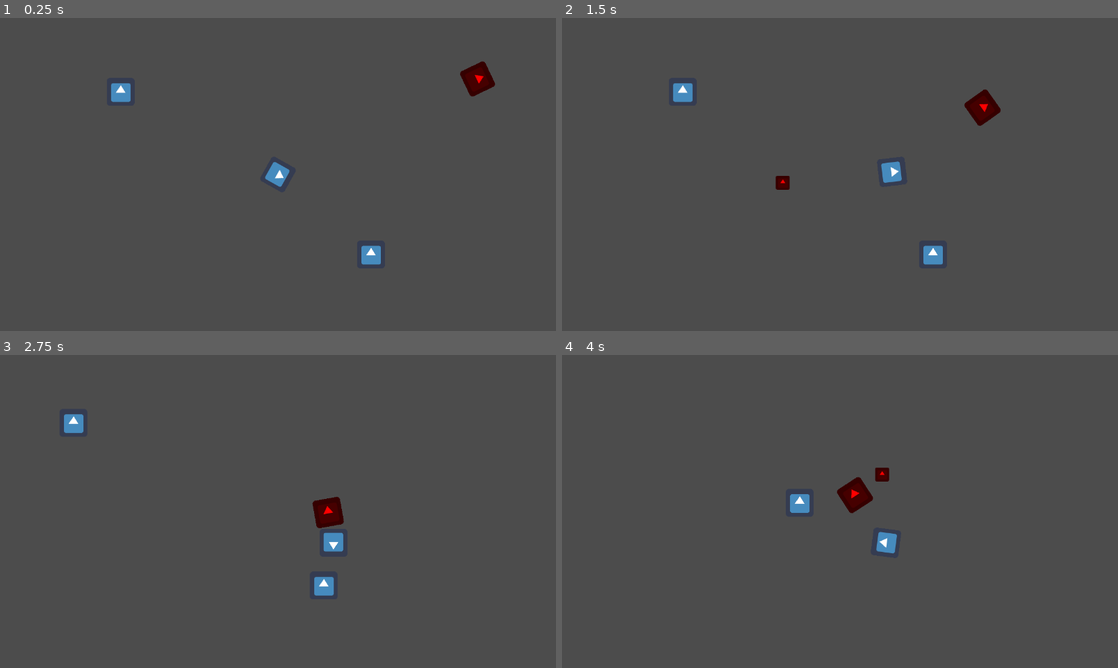
Above: before the commit, frames 1-4 (two rows, left to right).
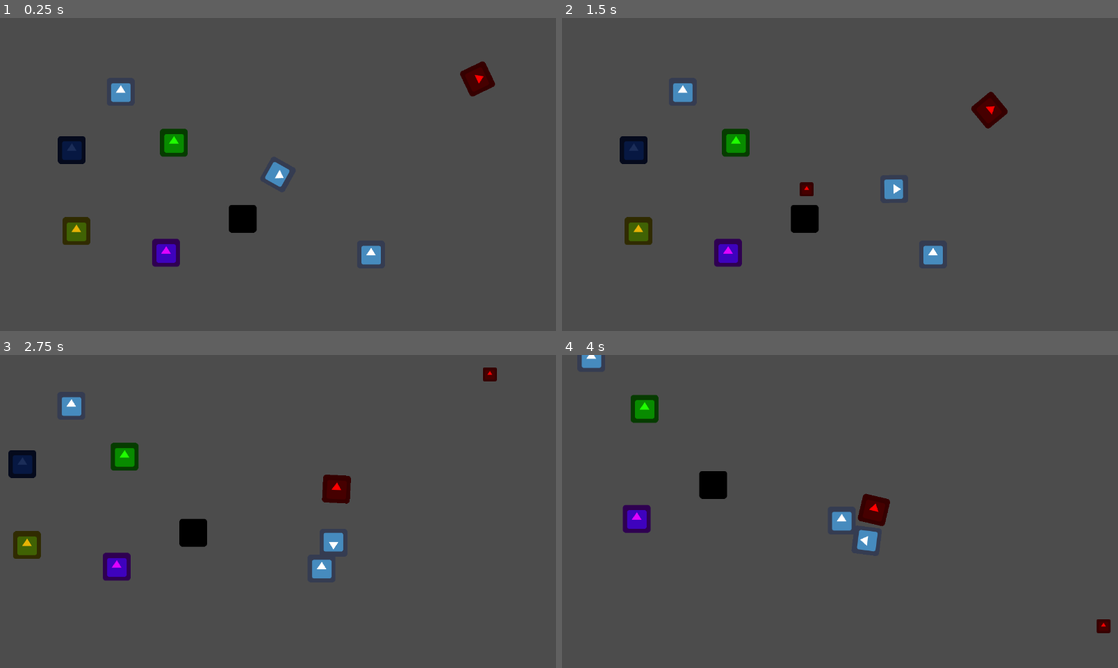
Above: after the commit, the same moments.

Repository: cypher31/mega_cat
Game: Godot game, scene res://scenes/main_world.tscn
Two runs of this game, one before a commit and one after it. Both use one fixed random seed, a clock stepped at 60 frames per second and the inputs below. The engine's default icon, where the game draws it, is replaced by a stand-in: a white triangle on a blue panel in a dark square.
Inputs (mouse positions are in pixels of both pictures, inside the frame that each line leads up to):
- Up to frame 1 (0.25 s): no input
- Up to frame 2 (1.5 s): tap Enter at 0.5 s; move the mouse to (962, 158) at 0.52 s; press the mouse at (962, 158) at 0.53 s; hold Right (direction_right) 0.53-1.28 s; move the mouse to (728, 190) at 1.27 s; release the mouse at (728, 190) at 1.28 s; hold Down (direction_down) from 1.28 s (still down); click (728, 190) at 1.35 s
- Up to frame 3 (2.75 s): move the mouse to (333, 442) at 2.02 s; release Down (direction_down) at 2.03 s; press the mouse at (333, 442) at 2.03 s; hold Right (direction_right) from 2.03 s (still down)
- Up to frame 4 (4 s): move the mouse to (812, 574) at 2.77 s; release Right (direction_right) at 2.78 s; release the mouse at (812, 574) at 2.78 s; hold Up (direction_up) 2.78-3.53 s; click (812, 574) at 2.85 s; move the mouse to (1006, 558) at 3.52 s; press the mouse at (1006, 558) at 3.53 s; hold Left (direction_left) from 3.53 s (still down)

The runs differ from the first frame. In frame 1, 2.2% of the frame differs, in the area x 10-47%, y 35-80%; in frame 2, 3.2%; in frame 3, 3.9%, in the area x 1-90%, y 4-77%; in frame 4, 3.4%.

Commit message:
Fixed shooting, added power ups

Diff:
--- /dev/null
+++ b/scenes/main.tscn
@@ -0,0 +1,10 @@
+[gd_scene load_steps=3 format=2]
+
+[ext_resource path="res://scripts/main.gd" type="Script" id=1]
+[ext_resource path="res://scenes/main_world.tscn" type="PackedScene" id=2]
+
+[node name="main" type="Node" index="0"]
+
+script = ExtResource( 1 )
+
+[node name="main_world" parent="." index="0" instance=ExtResource( 2 )]
--- a/scenes/main_world.tscn
+++ b/scenes/main_world.tscn
@@ -1,25 +1,51 @@
-[gd_scene load_steps=4 format=2]
+[gd_scene load_steps=10 format=2]
 
-[ext_resource path="res://scenes/player.tscn" type="PackedScene" id=1]
-[ext_resource path="res://scenes/box_test.tscn" type="PackedScene" id=2]
-[ext_resource path="res://scenes/enemy_.tscn" type="PackedScene" id=3]
+[ext_resource path="res://scripts/main_world.gd" type="Script" id=1]
+[ext_resource path="res://scenes/player.tscn" type="PackedScene" id=2]
+[ext_resource path="res://scenes/box_test.tscn" type="PackedScene" id=3]
+[ext_resource path="res://scenes/enemy_.tscn" type="PackedScene" id=4]
+[ext_resource path="res://scenes/power_up_health.tscn" type="PackedScene" id=5]
+[ext_resource path="res://scenes/power_up_rapid_fire.tscn" type="PackedScene" id=6]
+[ext_resource path="res://scenes/power_up_repel_enemies.tscn" type="PackedScene" id=7]
+[ext_resource path="res://scenes/power_up_spawn_swarm.tscn" type="PackedScene" id=8]
+[ext_resource path="res://scenes/power_up_speed_boost.tscn" type="PackedScene" id=9]
 
 [node name="main_world" type="Node2D"]
 
-[node name="KinematicBody2D" parent="." index="0" groups=[
-"player",
-] instance=ExtResource( 1 )]
+script = ExtResource( 1 )
+
+[node name="KinematicBody2D" parent="." index="0" instance=ExtResource( 2 )]
 
 position = Vector2( -0.46376, -0.629963 )
 
-[node name="StaticBody2D" parent="." index="1" instance=ExtResource( 2 )]
+[node name="StaticBody2D" parent="." index="1" instance=ExtResource( 3 )]
 
 position = Vector2( 213.503, 183.427 )
 
-[node name="StaticBody2D2" parent="." index="2" instance=ExtResource( 2 )]
+[node name="StaticBody2D2" parent="." index="2" instance=ExtResource( 3 )]
 
 position = Vector2( -362.71, -190.694 )
 
-[node name="enemy_" parent="." index="3" instance=ExtResource( 3 )]
+[node name="enemy_" parent="." index="3" instance=ExtResource( 4 )]
 
 position = Vector2( 458.959, -220.391 )
+
+[node name="power_up_health" parent="." index="4" instance=ExtResource( 5 )]
+
+position = Vector2( -240.207, -73.6663 )
+
+[node name="power_up_rapid_fire" parent="." index="5" instance=ExtResource( 6 )]
+
+position = Vector2( -475.352, -57.0855 )
+
+[node name="power_up_repel_enemies" parent="." index="6" instance=ExtResource( 7 )]
+
+position = Vector2( -464.801, 129.824 )
+
+[node name="power_up_spawn_swarm" parent="." index="7" instance=ExtResource( 8 )]
+
+position = Vector2( -258.295, 179.567 )
+
+[node name="power_up_speed_boost" parent="." index="8" instance=ExtResource( 9 )]
+
+position = Vector2( -81.9368, 101.185 )
--- a/scenes/player.tscn
+++ b/scenes/player.tscn
@@ -13,7 +13,7 @@
 custom_solver_bias = 0.0
 extents = Vector2( 30.3268, 30.0285 )
 
-[node name="KinematicBody2D" type="KinematicBody2D" index="0" groups=[
+[node name="KinematicBody2D" type="KinematicBody2D" groups=[
 "player",
 ]]
 
@@ -29,6 +29,11 @@
 rotation = -1.5708
 texture = ExtResource( 2 )
 _sections_unfolded = [ "Transform" ]
+
+[node name="Position2D" type="Position2D" parent="Sprite" index="0"]
+
+position = Vector2( -0.000252977, 69.8835 )
+rotation = 1.5708
 
 [node name="CollisionShape2D" type="CollisionShape2D" parent="." index="1"]
 
@@ -73,6 +78,22 @@
 
 shape = SubResource( 2 )
 
+[node name="shot_timer" type="Timer" parent="." index="4"]
+
+process_mode = 1
+wait_time = 0.25
+one_shot = true
+autostart = false
+
+[node name="power_up_timer" type="Timer" parent="." index="5"]
+
+process_mode = 1
+wait_time = 1.0
+one_shot = false
+autostart = false
+
 [connection signal="area_entered" from="collision_area" to="." method="_on_collision_area_area_entered"]
 
 [connection signal="body_entered" from="collision_area" to="." method="_on_collision_area_body_entered"]
+
+[connection signal="timeout" from="shot_timer" to="." method="_on_shot_timer_timeout"]
--- /dev/null
+++ b/scenes/power_up.tscn
@@ -0,0 +1,19 @@
+[gd_scene load_steps=2 format=2]
+
+[ext_resource path="res://scripts/power_up.gd" type="Script" id=1]
+
+[node name="StaticBody2D" type="StaticBody2D"]
+
+input_pickable = false
+collision_layer = 1
+collision_mask = 1
+constant_linear_velocity = Vector2( 0, 0 )
+constant_angular_velocity = 0.0
+friction = 1.0
+bounce = 0.0
+script = ExtResource( 1 )
+type = "set_type"
+
+[node name="Sprite" type="Sprite" parent="." index="0"]
+
+[node name="CollisionShape2D" type="CollisionShape2D" parent="." index="1"]
--- /dev/null
+++ b/scenes/power_up_health.tscn
@@ -0,0 +1,33 @@
+[gd_scene load_steps=4 format=2]
+
+[ext_resource path="res://scripts/power_up.gd" type="Script" id=1]
+[ext_resource path="res://icon.png" type="Texture" id=2]
+
+[sub_resource type="RectangleShape2D" id=1]
+
+custom_solver_bias = 0.0
+extents = Vector2( 26.7685, 27.9403 )
+
+[node name="power_up_health" type="Area2D" index="0" groups=[
+"power_up",
+]]
+
+input_pickable = false
+gravity_vec = Vector2( 0, 1 )
+gravity = 98.0
+linear_damp = 0.1
+angular_damp = 1.0
+audio_bus_override = false
+audio_bus_name = "Master"
+script = ExtResource( 1 )
+type = "power_up_health"
+
+[node name="Sprite" type="Sprite" parent="." index="0"]
+
+modulate = Color( 0.125, 1, 0, 1 )
+texture = ExtResource( 2 )
+_sections_unfolded = [ "Visibility" ]
+
+[node name="CollisionShape2D" type="CollisionShape2D" parent="." index="1"]
+
+shape = SubResource( 1 )
--- /dev/null
+++ b/scenes/power_up_rapid_fire.tscn
@@ -0,0 +1,33 @@
+[gd_scene load_steps=4 format=2]
+
+[ext_resource path="res://scripts/power_up.gd" type="Script" id=1]
+[ext_resource path="res://icon.png" type="Texture" id=2]
+
+[sub_resource type="RectangleShape2D" id=1]
+
+custom_solver_bias = 0.0
+extents = Vector2( 29.9161, 29.042 )
+
+[node name="power_up_rapid_fire" type="Area2D" index="0" groups=[
+"power_up",
+]]
+
+input_pickable = false
+gravity_vec = Vector2( 0, 1 )
+gravity = 98.0
+linear_damp = 0.1
+angular_damp = 1.0
+audio_bus_override = false
+audio_bus_name = "Master"
+script = ExtResource( 1 )
+type = "power_up_rapid_fire"
+
+[node name="Sprite" type="Sprite" parent="." index="0"]
+
+modulate = Color( 0.107285, 0.178645, 0.347656, 1 )
+texture = ExtResource( 2 )
+_sections_unfolded = [ "Visibility" ]
+
+[node name="CollisionShape2D" type="CollisionShape2D" parent="." index="1"]
+
+shape = SubResource( 1 )
--- /dev/null
+++ b/scenes/power_up_repel_enemies.tscn
@@ -0,0 +1,33 @@
+[gd_scene load_steps=4 format=2]
+
+[ext_resource path="res://scripts/power_up.gd" type="Script" id=1]
+[ext_resource path="res://icon.png" type="Texture" id=2]
+
+[sub_resource type="RectangleShape2D" id=1]
+
+custom_solver_bias = 0.0
+extents = Vector2( 28.3862, 28.2639 )
+
+[node name="power_up_repel_enemies" type="Area2D" index="0" groups=[
+"power_up",
+]]
+
+input_pickable = false
+gravity_vec = Vector2( 0, 1 )
+gravity = 98.0
+linear_damp = 0.1
+angular_damp = 1.0
+audio_bus_override = false
+audio_bus_name = "Master"
+script = ExtResource( 1 )
+type = "power_up_repel_enemies"
+
+[node name="Sprite" type="Sprite" parent="." index="0"]
+
+modulate = Color( 0.90625, 0.70574, 0.0212402, 1 )
+texture = ExtResource( 2 )
+_sections_unfolded = [ "Visibility" ]
+
+[node name="CollisionShape2D" type="CollisionShape2D" parent="." index="1"]
+
+shape = SubResource( 1 )
--- /dev/null
+++ b/scenes/power_up_spawn_swarm.tscn
@@ -0,0 +1,33 @@
+[gd_scene load_steps=4 format=2]
+
+[ext_resource path="res://scripts/power_up.gd" type="Script" id=1]
+[ext_resource path="res://icon.png" type="Texture" id=2]
+
+[sub_resource type="RectangleShape2D" id=1]
+
+custom_solver_bias = 0.0
+extents = Vector2( 29.1746, 29.4719 )
+
+[node name="power_up_spawn_swarm" type="Area2D" index="0" groups=[
+"power_up",
+]]
+
+input_pickable = false
+gravity_vec = Vector2( 0, 1 )
+gravity = 98.0
+linear_damp = 0.1
+angular_damp = 1.0
+audio_bus_override = false
+audio_bus_name = "Master"
+script = ExtResource( 1 )
+type = "power_up_spawn_swarm"
+
+[node name="Sprite" type="Sprite" parent="." index="0"]
+
+modulate = Color( 0.876953, 0.015625, 1, 1 )
+texture = ExtResource( 2 )
+_sections_unfolded = [ "Visibility" ]
+
+[node name="CollisionShape2D" type="CollisionShape2D" parent="." index="1"]
+
+shape = SubResource( 1 )
--- /dev/null
+++ b/scenes/power_up_speed_boost.tscn
@@ -0,0 +1,33 @@
+[gd_scene load_steps=4 format=2]
+
+[ext_resource path="res://scripts/power_up.gd" type="Script" id=1]
+[ext_resource path="res://icon.png" type="Texture" id=2]
+
+[sub_resource type="RectangleShape2D" id=1]
+
+custom_solver_bias = 0.0
+extents = Vector2( 28.7005, 28.2816 )
+
+[node name="power_up_speed_boost" type="Area2D" index="0" groups=[
+"power_up",
+]]
+
+input_pickable = false
+gravity_vec = Vector2( 0, 1 )
+gravity = 98.0
+linear_damp = 0.1
+angular_damp = 1.0
+audio_bus_override = false
+audio_bus_name = "Master"
+script = ExtResource( 1 )
+type = "power_up_speed_boost"
+
+[node name="Sprite" type="Sprite" parent="." index="0"]
+
+modulate = Color( 0, 0, 0, 1 )
+texture = ExtResource( 2 )
+_sections_unfolded = [ "Visibility" ]
+
+[node name="CollisionShape2D" type="CollisionShape2D" parent="." index="1"]
+
+shape = SubResource( 1 )
--- /dev/null
+++ b/scenes/start_screen.tscn
@@ -0,0 +1,61 @@
+[gd_scene load_steps=3 format=2]
+
+[ext_resource path="res://scripts/start_screen.gd" type="Script" id=1]
+[ext_resource path="res://icon.png" type="Texture" id=2]
+
+[node name="start_screen" type="Control"]
+
+anchor_left = 0.0
+anchor_top = 0.0
+anchor_right = 0.0
+anchor_bottom = 0.0
+margin_right = 40.0
+margin_bottom = 40.0
+rect_pivot_offset = Vector2( 0, 0 )
+mouse_filter = 0
+mouse_default_cursor_shape = 0
+size_flags_horizontal = 1
+size_flags_vertical = 1
+script = ExtResource( 1 )
+
+[node name="CenterContainer" type="CenterContainer" parent="." index="0"]
+
+anchor_left = 0.0
+anchor_top = 0.0
+anchor_right = 0.0
+anchor_bottom = 0.0
+margin_right = 1280.0
+margin_bottom = 720.0
+rect_rotation = 0.00908405
+rect_pivot_offset = Vector2( 0, 0 )
+mouse_filter = 0
+mouse_default_cursor_shape = 0
+size_flags_horizontal = 1
+size_flags_vertical = 1
+use_top_left = false
+_sections_unfolded = [ "Rect" ]
+
+[node name="TextureRect" type="TextureButton" parent="CenterContainer" index="0"]
+
+anchor_left = 0.0
+anchor_top = 0.0
+anchor_right = 0.0
+anchor_bottom = 0.0
+margin_left = 608.0
+margin_top = 328.0
+margin_right = 672.0
+margin_bottom = 392.0
+rect_pivot_offset = Vector2( 0, 0 )
+mouse_filter = 1
+mouse_default_cursor_shape = 0
+size_flags_horizontal = 3
+size_flags_vertical = 3
+toggle_mode = false
+enabled_focus_mode = 2
+shortcut = null
+group = null
+texture_normal = ExtResource( 2 )
+stretch_mode = 4
+_sections_unfolded = [ "Textures" ]
+
+[connection signal="button_up" from="CenterContainer/TextureRect" to="." method="_on_TextureRect_button_up"]
--- a/scripts/enemy_.gd
+++ b/scripts/enemy_.gd
@@ -7,6 +7,8 @@
 var track_player = false
 
 var move_speed = 10000
+
+var enemy_health = 100
 
 signal hit_player
 
@@ -35,7 +37,7 @@
 		velocity.x = -move_speed * normalized_movement.x
 		velocity.y = -move_speed * normalized_movement.y
 
-		var motion = velocity * delta #calculation motion
+		var motion = velocity * delta * get_node("/root/global").repel #calculation motion
 
 		move_and_slide(motion) #apply motion
 		pass
--- a/scripts/global.gd
+++ b/scripts/global.gd
@@ -1,14 +1,21 @@
 extends Node
 
 var player
+var main
+
+#power_up
+var repel = 1
 
 var bullet = preload("res://scenes/projectile.tscn")
+var main_world = preload("res://scenes/main_world.tscn")
 
 var scene_loader = {
 	"bullet": bullet,
+	"world": main
 	}
 
 func _ready():
+
 	pass
 
 #func _process(delta):
--- /dev/null
+++ b/scripts/main.gd
@@ -0,0 +1,15 @@
+extends Node
+
+func _ready():
+	get_node("/root/global").main = self
+	pass
+
+func _power_up(type):
+	print(type)
+	if type == "repel":
+		get_node("/root/global").repel = -1
+	elif type == "spawn_swarm":
+
+		pass
+
+	pass
--- /dev/null
+++ b/scripts/main_world.gd
@@ -0,0 +1,9 @@
+extends Node2D
+
+# class member variables go here, for example:
+# var a = 2
+# var b = "textvar"
+
+func _ready():
+
+	pass
--- a/scripts/player.gd
+++ b/scripts/player.gd
@@ -1,17 +1,37 @@
 extends KinematicBody2D
 
-var player_speed = 10000
 var player_aim
 var player_direction_y = 0
 var player_direction_x = 0
 var player_move = false
 
+var player_health = 50
+var player_speed = 10000
+var player_shot_speed
+
+#power_up_mods multipliers to timers
+var speed_boost = 1.5
+var rapid_fire = 2
+var health_pack = 25
+var enemy_repel = -1
+var spawn_swarm = 2.5
+
+#bools
+var can_shoot = true
+
+#signal
+signal repel
+signal spawn_swarm
 
 func _ready():
 	get_node("/root/global").player = self;
 	set_process(true)
 
 	set_process_input(true);
+
+	#connect signals
+	connect("repel", get_node("/root/global").main, "_power_up")
+	connect("spawn_swarm", get_node("/root/global").main, "_power_up")
 	pass
 
 func _process(delta):
@@ -57,10 +77,38 @@
 	pass
 
 func _input(event):
-	if event.is_action_pressed("shoot"):
+	if event.is_action_pressed("shoot") and can_shoot:
+		get_node("shot_timer").start()
+		can_shoot = false
+
 		var projectile = get_node("/root/global").scene_loader["bullet"].instance();
 		add_child(projectile);
-#		instance.set_global_position(global_position);
+
+		projectile.set_global_position(get_node("Sprite/Position2D").get_global_position())
+
+	pass
+
+
+func _power_up(type):
+	if type == "power_up_health":
+		player_health = clamp(player_health + health_pack, 0, 100)
+	elif type == "power_up_rapid_fire":
+		get_node("shot_timer").set_wait_time(get_node("shot_timer").get_wait_time() / rapid_fire)
+		get_node("power_up_timer").set_wait_time(10)
+		get_node("power_up_timer").start()
+	elif type == "power_up_speed_boost":
+		player_speed *= speed_boost
+		get_node("power_up_timer").set_wait_time(10)
+		get_node("power_up_timer").start()
+	elif type == "power_up_repel_enemies":
+		emit_signal("repel", "repel")
+		get_node("power_up_timer").set_wait_time(10)
+		get_node("power_up_timer").start()
+	elif type == "power_up_spawn_swarm":
+		emit_signal("spawn_swarm", "spawn_swarm")
+		get_node("power_up_timer").set_wait_time(10)
+		get_node("power_up_timer").start()
+		pass
 	pass
 
 
@@ -78,3 +126,15 @@
 		knock_back(normal)
 		pass
 	pass # replace with function body
+
+
+func _on_collision_area_area_entered( area ):
+	if area.is_in_group("power_up"):
+		_power_up(area.type)
+		area.queue_free()
+	pass # replace with function body
+
+
+func _on_shot_timer_timeout():
+	can_shoot = true
+	pass # replace with function body
--- /dev/null
+++ b/scripts/power_up.gd
@@ -0,0 +1,11 @@
+extends Area2D
+
+export(String) var type = "set_type"
+
+func _ready():
+	pass
+
+#func _process(delta):
+#	# Called every frame. Delta is time since last frame.
+#	# Update game logic here.
+#	pass
--- a/scripts/projectile.gd
+++ b/scripts/projectile.gd
@@ -14,7 +14,10 @@
 	set_process(true);
 	set_as_toplevel(true);
 
-	var direction = (get_global_mouse_position() - get_position()).normalized()
+	var mousePositionStart = get_global_mouse_position()
+	var playerCurrentRotation = player.get_node("Sprite/Position2D").get_rotation()
+
+	var direction = (get_global_mouse_position() - get_global_position()).normalized()
 	linear_velocity = direction * shotspeed
 
 	pass
@@ -22,9 +25,6 @@
 func _process(delta):
 #	# Called every frame. Delta is time since last frame.
 #	# Update game logic here.
-
-	var mousePositionStart = get_global_mouse_position()
-	var playerCurrentRotation = player.get_rotation()
 
 	move_and_slide(linear_velocity);
 
--- /dev/null
+++ b/scripts/start_screen.gd
@@ -0,0 +1,19 @@
+extends Control
+
+# class member variables go here, for example:
+# var a = 2
+# var b = "textvar"
+
+func _ready():
+	# Called every time the node is added to the scene.
+	# Initialization here
+	pass
+
+#func _process(delta):
+#	# Called every frame. Delta is time since last frame.
+#	# Update game logic here.
+#	pass
+
+
+func _on_TextureRect_button_up():
+	pass # replace with function body
